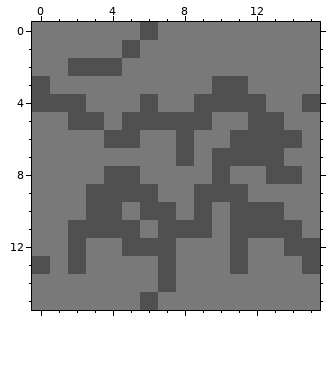
A pixel-art sprite gets an edit: data/biome/peaks/wpeaks.png. That is the earlier state.
The file is 16x16 pixels.
After the commit:
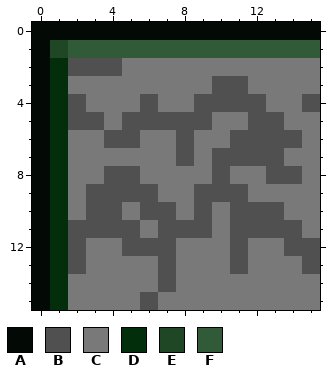
Palette (. is transparent): A #030a05  B #505050  C #797979  D #032e0c  E #204725  F #315a39
Difference:
{"y":0,"x":0,"old":"CCCCCCBCCCCCCCCC","new":"AAAAAAAAAAAAAAAA"}
{"y":1,"x":0,"old":"CCCCCBCCCCCCCCCC","new":"AEFFFFFFFFFFFFFF"}
{"y":2,"x":0,"old":"CC","new":"AD"}
{"y":3,"x":0,"old":"BC","new":"AD"}
{"y":4,"x":0,"old":"BB","new":"AD"}
{"y":5,"x":0,"old":"CC","new":"AD"}
{"y":6,"x":0,"old":"CC","new":"AD"}
{"y":7,"x":0,"old":"CC","new":"AD"}
{"y":8,"x":0,"old":"CC","new":"AD"}
{"y":9,"x":0,"old":"CC","new":"AD"}
{"y":10,"x":0,"old":"CC","new":"AD"}
{"y":11,"x":0,"old":"CC","new":"AD"}
{"y":12,"x":0,"old":"CC","new":"AD"}
{"y":13,"x":0,"old":"BC","new":"AD"}
{"y":14,"x":0,"old":"CC","new":"AD"}
{"y":15,"x":0,"old":"CC","new":"AD"}
{"label":"changed","picture_box":[32,22,320,310]}
